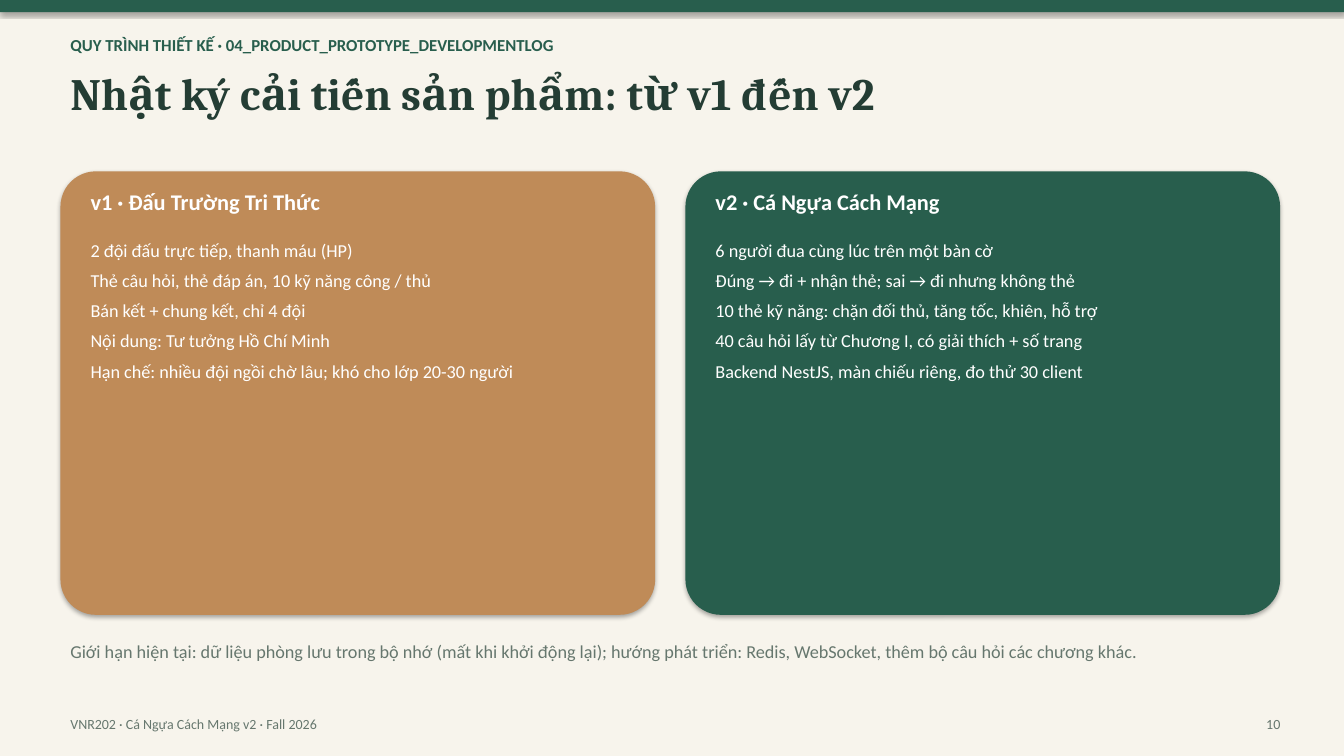
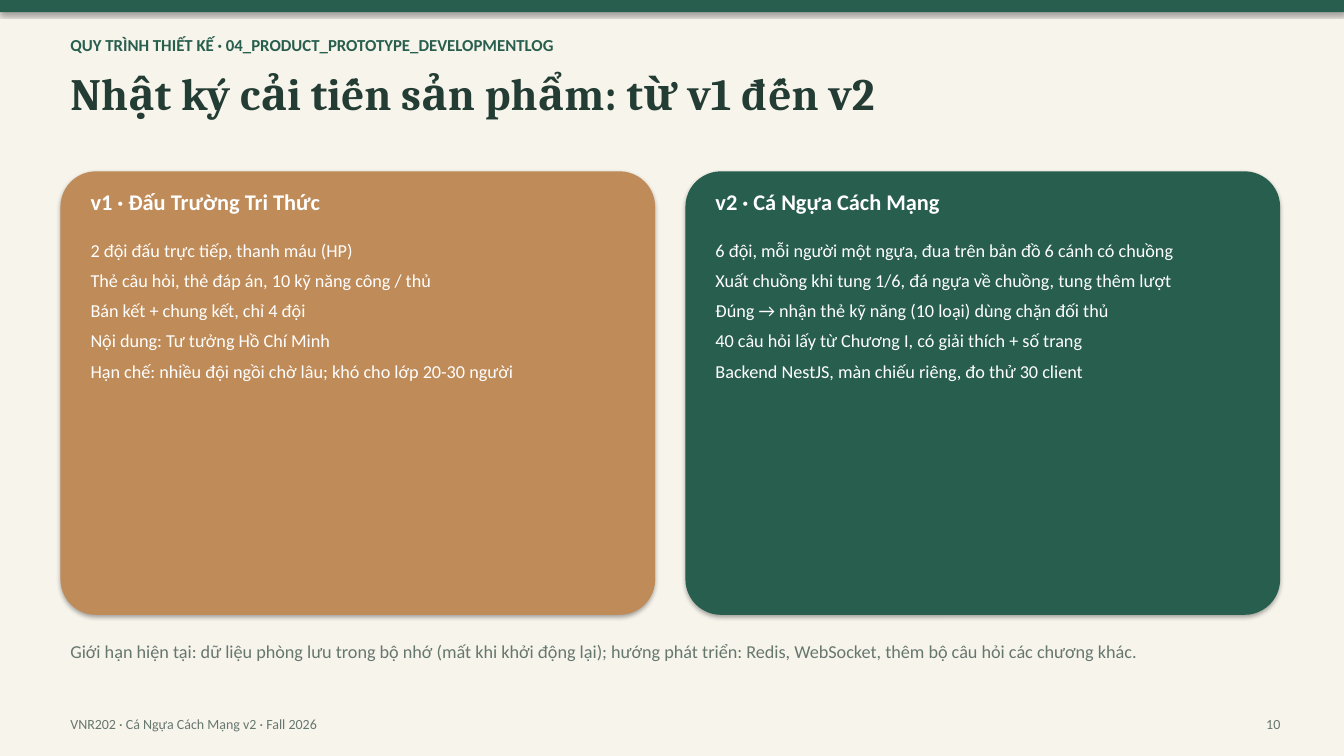
Before and after one commit to DatHoQuoc/VNR202, a slide deck: slide 10 of vnr-v2/slides/VNR202_CaNgua_Showcase_v2.pptx. Drawn at 1344x756 pixels with LibreOffice and Linux fonts; fonts in the diff are those of the drawing. Boxes give left, top, right and bottom in pixels: in the first picture for what was removed or moved away, otherwise in the second. Text is boxed around its words. In the diff, an @@ line names an element or a change of style, - is before the commit and + after.

```diff
--- a/vnr-v2/slides/VNR202_CaNgua_Showcase_v2.pptx
+++ b/vnr-v2/slides/VNR202_CaNgua_Showcase_v2.pptx
@@ text at (x1=715, y1=242, x2=1173, y2=320): text changed @@
-6 người đua cùng lúc trên một bàn cờ
-Đúng → đi + nhận thẻ; sai → đi nhưng không thẻ
-10 thẻ kỹ năng: chặn đối thủ, tăng tốc, khiên, hỗ trợ
+6 đội, mỗi người một ngựa, đua trên bản đồ 6 cánh có chuồng
+Xuất chuồng khi tung 1/6, đá ngựa về chuồng, tung thêm lượt
+Đúng → nhận thẻ kỹ năng (10 loại) dùng chặn đối thủ
```
Also in this commit, not shown: 1 other slide changed, 14 other files.
